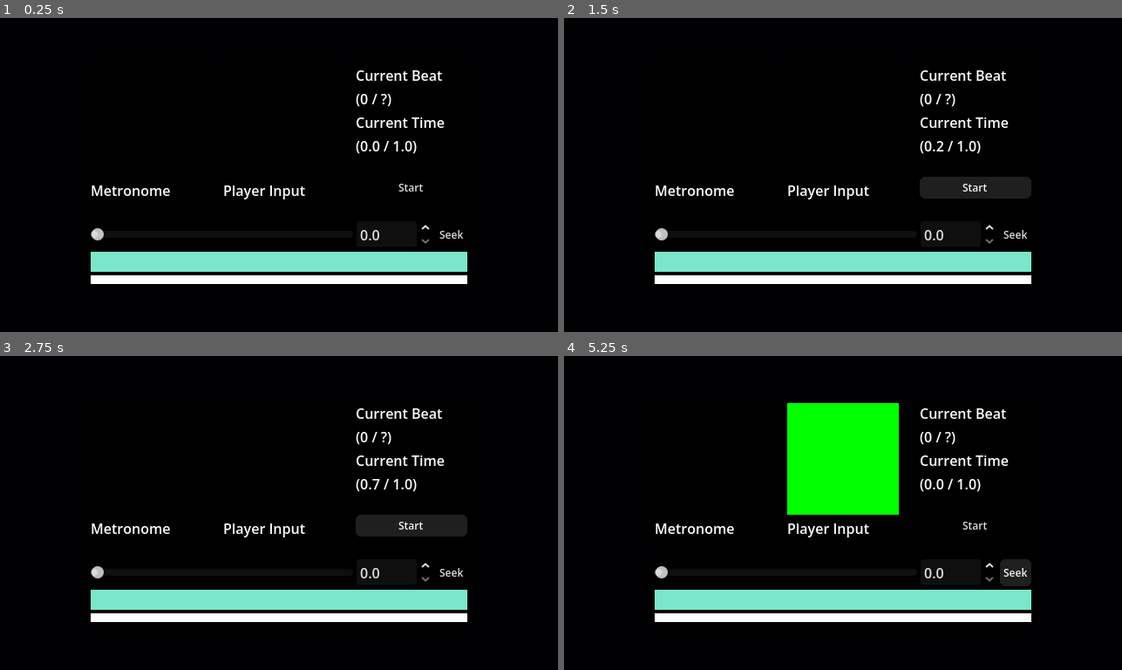
Above: before the commit, frames 1-4 (two rows, left to right).
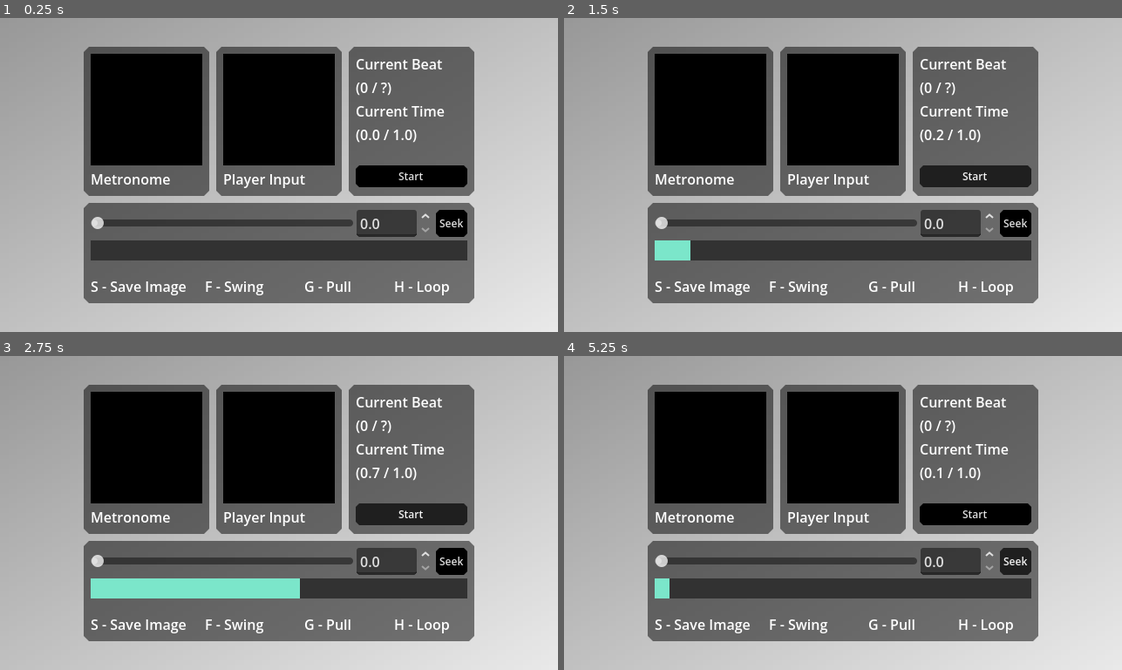
Above: after the commit, the same moments.

Repository: Person552/tower-swing
Game: Godot game, scene res://scenes/beat_mapper.tscn
Same seed, same stepped clock (60 frames per second), same inputs: the game is played once before the commit and once after it. This scene is started directly instead of the project's main scene. Sound files missing from this copy of the repository are replaced by a short silence.
Inputs:
- Up to frame 1 (0.25 s): no input
- Up to frame 2 (1.5 s): click "Seek" at 0.5 s; click "Start" at 1.25 s
- Up to frame 3 (2.75 s): click "Start" at 2 s
- Up to frame 4 (5.25 s): click "Seek" at 2.75 s; click "Start" at 3.5 s; click "Seek" at 4.25 s; tap Enter (ui_accept) at 5 s; tap Space (hook) at 5.1 s

The runs differ from the first frame. In frame 1, 84% of the frame differs, in the area x 0-100%, y 0-100%; in frame 2, 84%; in frame 3, 83%; in frame 4, 90%.
Error before the commit: Invalid assignment of property or key 'max_value' with value of type 'float' on a base object of type 'null instance'. (res://scripts/beat_mapper.gd:102)
Error after the commit: Invalid operands 'float' and 'Nil' in operator '-'. (res://scripts/beat_mapper.gd:269)

Commit message:
image beatmaps

Diff:
--- a/beatmaps/testmap1.json
+++ b/beatmaps/testmap1.json
@@ -1,206 +1,247 @@
 [
 	{
-		"notes": "Time: 1.29310344827586s",
+		"hookpoint type": "Unknown (likely an old beatmap)",
+		"notes": "Time: 1.03448275862069s",
 		"release": 8,
 		"start": 5
 	},
 	{
-		"notes": "Time: 3.62068965517241s",
-		"release": 2,
-		"start": 1
-	},
-	{
-		"notes": "Time: 5.17241379310345s",
+		"hookpoint type": "Unknown (likely an old beatmap)",
+		"notes": "Time: 3.36206896551724s",
+		"release": 2,
+		"start": 1
+	},
+	{
+		"hookpoint type": "Unknown (likely an old beatmap)",
+		"notes": "Time: 4.91379310344828s",
 		"release": 4,
 		"start": 4
 	},
 	{
-		"notes": "Time: 6.46551724137931s",
-		"release": 2,
-		"start": 1
-	},
-	{
-		"notes": "Time: 7.24137931034483s",
+		"hookpoint type": "Unknown (likely an old beatmap)",
+		"notes": "Time: 6.20689655172414s",
+		"release": 2,
+		"start": 1
+	},
+	{
+		"hookpoint type": "Unknown (likely an old beatmap)",
+		"notes": "Time: 6.98275862068966s",
 		"release": 5,
 		"start": 1
 	},
 	{
-		"notes": "Time: 10.0862068965517s",
+		"hookpoint type": "Unknown (likely an old beatmap)",
+		"notes": "Time: 9.82758620689655s",
 		"release": 4,
 		"start": 6
 	},
 	{
-		"notes": "Time: 11.3793103448276s",
+		"hookpoint type": "Unknown (likely an old beatmap)",
+		"notes": "Time: 11.1206896551724s",
 		"release": 5,
 		"start": 1
 	},
 	{
-		"notes": "Time: 13.448275862069s",
-		"release": 1,
-		"start": 3
-	},
-	{
-		"notes": "Time: 14.2241379310345s",
-		"release": 1,
-		"start": 2
-	},
-	{
-		"notes": "Time: 14.7413793103448s",
+		"hookpoint type": "Unknown (likely an old beatmap)",
+		"notes": "Time: 13.1896551724138s",
+		"release": 1,
+		"start": 3
+	},
+	{
+		"hookpoint type": "Unknown (likely an old beatmap)",
+		"notes": "Time: 13.9655172413793s",
+		"release": 1,
+		"start": 2
+	},
+	{
+		"hookpoint type": "Unknown (likely an old beatmap)",
+		"notes": "Time: 14.4827586206897s",
 		"release": 6,
 		"start": 1
 	},
 	{
-		"notes": "Time: 16.551724137931s",
-		"release": 2,
-		"start": 1
-	},
-	{
-		"notes": "Time: 17.5862068965517s",
-		"release": 4,
-		"start": 2
-	},
-	{
-		"notes": "Time: 19.9137931034483s",
+		"hookpoint type": "Unknown (likely an old beatmap)",
+		"notes": "Time: 16.2931034482759s",
+		"release": 2,
+		"start": 1
+	},
+	{
+		"hookpoint type": "Unknown (likely an old beatmap)",
+		"notes": "Time: 17.3275862068966s",
+		"release": 4,
+		"start": 2
+	},
+	{
+		"hookpoint type": "Unknown (likely an old beatmap)",
+		"notes": "Time: 19.6551724137931s",
 		"release": 2,
 		"start": 5
 	},
 	{
-		"notes": "Time: 21.2068965517241s",
-		"release": 2,
-		"start": 3
-	},
-	{
-		"notes": "Time: 21.9827586206897s",
-		"release": 2,
-		"start": 1
-	},
-	{
-		"notes": "Time: 22.7586206896552s",
-		"release": 8,
-		"start": 1
-	},
-	{
-		"notes": "Time: 25.3448275862069s",
-		"release": 3,
-		"start": 2
-	},
-	{
-		"notes": "Time: 26.8965517241379s",
-		"release": 3,
-		"start": 3
-	},
-	{
-		"notes": "Time: 28.448275862069s",
-		"release": 4,
-		"start": 3
-	},
-	{
-		"notes": "Time: 30.2586206896552s",
-		"release": 1,
-		"start": 3
-	},
-	{
-		"notes": "Time: 30.7758620689655s",
-		"release": 1,
-		"start": 1
-	},
-	{
-		"notes": "Time: 31.2931034482759s",
-		"release": 1,
-		"start": 1
-	},
-	{
-		"notes": "Time: 31.8103448275862s",
-		"release": 1,
-		"start": 1
-	},
-	{
-		"notes": "Time: 32.3275862068966s",
-		"release": 1,
-		"start": 1
-	},
-	{
-		"notes": "Time: 32.8448275862069s",
-		"release": 2,
-		"start": 1
-	},
-	{
-		"notes": "Time: 33.8793103448276s",
-		"release": 3,
-		"start": 2
-	},
-	{
-		"notes": "Time: 35.4310344827586s",
-		"release": 8,
-		"start": 3
-	},
-	{
-		"notes": "Time: 39.5689655172414s",
+		"hookpoint type": "Unknown (likely an old beatmap)",
+		"notes": "Time: 20.948275862069s",
+		"release": 2,
+		"start": 3
+	},
+	{
+		"hookpoint type": "Unknown (likely an old beatmap)",
+		"notes": "Time: 21.7241379310345s",
+		"release": 2,
+		"start": 1
+	},
+	{
+		"hookpoint type": "Unknown (likely an old beatmap)",
+		"notes": "Time: 22.5s",
+		"release": 8,
+		"start": 1
+	},
+	{
+		"hookpoint type": "Unknown (likely an old beatmap)",
+		"notes": "Time: 25.0862068965517s",
+		"release": 3,
+		"start": 2
+	},
+	{
+		"hookpoint type": "Unknown (likely an old beatmap)",
+		"notes": "Time: 26.6379310344828s",
+		"release": 3,
+		"start": 3
+	},
+	{
+		"hookpoint type": "Unknown (likely an old beatmap)",
+		"notes": "Time: 28.1896551724138s",
+		"release": 4,
+		"start": 3
+	},
+	{
+		"hookpoint type": "Unknown (likely an old beatmap)",
+		"notes": "Time: 30.0s",
+		"release": 1,
+		"start": 3
+	},
+	{
+		"hookpoint type": "Unknown (likely an old beatmap)",
+		"notes": "Time: 30.5172413793103s",
+		"release": 1,
+		"start": 1
+	},
+	{
+		"hookpoint type": "Unknown (likely an old beatmap)",
+		"notes": "Time: 31.0344827586207s",
+		"release": 1,
+		"start": 1
+	},
+	{
+		"hookpoint type": "Unknown (likely an old beatmap)",
+		"notes": "Time: 31.551724137931s",
+		"release": 1,
+		"start": 1
+	},
+	{
+		"hookpoint type": "Unknown (likely an old beatmap)",
+		"notes": "Time: 32.0689655172414s",
+		"release": 1,
+		"start": 1
+	},
+	{
+		"hookpoint type": "Unknown (likely an old beatmap)",
+		"notes": "Time: 32.5862068965517s",
+		"release": 2,
+		"start": 1
+	},
+	{
+		"hookpoint type": "Unknown (likely an old beatmap)",
+		"notes": "Time: 33.6206896551724s",
+		"release": 3,
+		"start": 2
+	},
+	{
+		"hookpoint type": "Unknown (likely an old beatmap)",
+		"notes": "Time: 35.1724137931035s",
+		"release": 8,
+		"start": 3
+	},
+	{
+		"hookpoint type": "Unknown (likely an old beatmap)",
+		"notes": "Time: 39.3103448275862s",
 		"release": 3,
 		"start": 8
 	},
 	{
-		"notes": "Time: 41.3793103448276s",
+		"hookpoint type": "Unknown (likely an old beatmap)",
+		"notes": "Time: 41.1206896551724s",
 		"release": 8,
 		"start": 4
 	},
 	{
-		"notes": "Time: 43.9655172413793s",
-		"release": 2,
-		"start": 2
-	},
-	{
+		"hookpoint type": "Unknown (likely an old beatmap)",
+		"notes": "Time: 43.7068965517241s",
+		"release": 2,
+		"start": 2
+	},
+	{
+		"hookpoint type": "Unknown (likely an old beatmap)",
+		"notes": "Time: 44.4827586206897s",
+		"release": 2,
+		"start": 1
+	},
+	{
+		"hookpoint type": "Unknown (likely an old beatmap)",
 		"notes": "Time: 45.2586206896552s",
-		"release": 2,
-		"start": 1
-	},
-	{
-		"notes": "Time: 46.0344827586207s",
-		"release": 1,
-		"start": 1
-	},
-	{
-		"notes": "Time: 46.551724137931s",
-		"release": 4,
-		"start": 1
-	},
-	{
-		"notes": "Time: 48.3620689655172s",
-		"release": 3,
-		"start": 3
-	},
-	{
-		"notes": "Time: 49.6551724137931s",
+		"release": 1,
+		"start": 1
+	},
+	{
+		"hookpoint type": "Unknown (likely an old beatmap)",
+		"notes": "Time: 45.7758620689655s",
+		"release": 4,
+		"start": 1
+	},
+	{
+		"hookpoint type": "Unknown (likely an old beatmap)",
+		"notes": "Time: 47.5862068965517s",
+		"release": 3,
+		"start": 3
+	},
+	{
+		"hookpoint type": "Unknown (likely an old beatmap)",
+		"notes": "Time: 48.8793103448276s",
 		"release": 6,
 		"start": 2
 	},
 	{
-		"notes": "Time: 51.7241379310345s",
-		"release": 2,
-		"start": 2
-	},
-	{
-		"notes": "Time: 52.7586206896552s",
-		"release": 4,
-		"start": 2
-	},
-	{
-		"notes": "Time: 54.3103448275862s",
-		"release": 3,
-		"start": 2
-	},
-	{
-		"notes": "Time: 56.3793103448276s",
+		"hookpoint type": "Unknown (likely an old beatmap)",
+		"notes": "Time: 50.948275862069s",
+		"release": 2,
+		"start": 2
+	},
+	{
+		"hookpoint type": "Unknown (likely an old beatmap)",
+		"notes": "Time: 51.9827586206897s",
+		"release": 4,
+		"start": 2
+	},
+	{
+		"hookpoint type": "Unknown (likely an old beatmap)",
+		"notes": "Time: 53.5344827586207s",
+		"release": 3,
+		"start": 2
+	},
+	{
+		"hookpoint type": "Unknown (likely an old beatmap)",
+		"notes": "Time: 55.6034482758621s",
 		"release": 7,
 		"start": 5
 	},
 	{
-		"notes": "Time: 60.0s",
+		"hookpoint type": "Unknown (likely an old beatmap)",
+		"notes": "Time: 59.2241379310345s",
 		"release": 4,
 		"start": 7
 	},
 	{
-		"notes": "Time: 61.8103448275862s",
+		"hookpoint type": "Unknown (likely an old beatmap)",
+		"notes": "Time: 61.0344827586207s",
 		"release": 2,
 		"start": 3
 	}
--- a/project.godot
+++ b/project.godot
@@ -43,6 +43,26 @@
 , Object(InputEventKey,"resource_local_to_scene":false,"resource_name":"","device":16,"window_id":0,"alt_pressed":false …(181 unchanged characters)…
 ]
 }
+editor_swing={
+"deadzone": 0.2,
+"events": [Object(InputEventKey,"resource_local_to_scene":false,"resource_name":"","device":-1,"window_id":0,"alt_pressed":false,"shift_pressed":false,"ctrl_pressed":false,"meta_pressed":false,"pressed":false,"keycode":0,"physical_keycode":70,"key_label":0,"unicode":102,"location":0,"echo":false,"script":null)
+]
+}
+editor_pull={
+"deadzone": 0.2,
+"events": [Object(InputEventKey,"resource_local_to_scene":false,"resource_name":"","device":-1,"window_id":0,"alt_pressed":false,"shift_pressed":false,"ctrl_pressed":false,"meta_pressed":false,"pressed":false,"keycode":0,"physical_keycode":71,"key_label":0,"unicode":103,"location":0,"echo":false,"script":null)
+]
+}
+editor_loop={
+"deadzone": 0.2,
+"events": [Object(InputEventKey,"resource_local_to_scene":false,"resource_name":"","device":-1,"window_id":0,"alt_pressed":false,"shift_pressed":false,"ctrl_pressed":false,"meta_pressed":false,"pressed":false,"keycode":0,"physical_keycode":72,"key_label":0,"unicode":104,"location":0,"echo":false,"script":null)
+]
+}
+editor_save_image={
+"deadzone": 0.2,
+"events": [Object(InputEventKey,"resource_local_to_scene":false,"resource_name":"","device":-1,"window_id":0,"alt_pressed":false,"shift_pressed":false,"ctrl_pressed":false,"meta_pressed":false,"pressed":false,"keycode":0,"physical_keycode":83,"key_label":0,"unicode":115,"location":0,"echo":false,"script":null)
+]
+}
 
 [physics]
 
--- a/scenes/beat_mapper.tscn
+++ b/scenes/beat_mapper.tscn
@@ -4,7 +4,13 @@
 [ext_resource type="AudioStream" uid="uid://dvwf83ar1cf2n" path="res://songs/Fools Masquerade - CHiMERA.mp3" id="2_v6knf"]
 [ext_resource type="AudioStream" uid="uid://226hpkjr87k6" path="res://songs/Cyborg Ninja.mp3" id="2_xw4ct"]
 [ext_resource type="AudioStream" uid="uid://d2lbruwtwkpym" path="res://sounds/metronome.mp3" id="3_0wntc"]
-[ext_resource type="Texture2D" uid="uid://b4rvbbjrlorey" path="res://textures/shader_white.png" id="5_n42sg"]
+
+[sub_resource type="Gradient" id="Gradient_n42sg"]
+colors = PackedColorArray(0.59717613, 0.59717613, 0.5971761, 1, 0.91228896, 0.9122889, 0.91228884, 1)
+
+[sub_resource type="GradientTexture2D" id="GradientTexture2D_psq6u"]
+gradient = SubResource("Gradient_n42sg")
+fill_to = Vector2(1, 1)
 
 [sub_resource type="StyleBoxFlat" id="StyleBoxFlat_cg64t"]
 bg_color = Color(0, 0, 0, 0.49803922)
@@ -36,7 +42,8 @@
 size_flags_horizontal = 3
 size_flags_vertical = 3
 script = ExtResource("1_7jouc")
-target_path = "res://beatmaps/testmap1.json"
+target_filename = "testmap2.json"
+load_image = true
 song = ExtResource("2_v6knf")
 metronome_sound = true
 
@@ -46,6 +53,16 @@
 
 [node name="Metronome Player" type="AudioStreamPlayer" parent="." unique_id=2038377088]
 stream = ExtResource("3_0wntc")
+
+[node name="TextureRect" type="TextureRect" parent="." unique_id=2126375069]
+z_index = -1
+layout_mode = 1
+anchors_preset = 15
+anchor_right = 1.0
+anchor_bottom = 1.0
+grow_horizontal = 2
+grow_vertical = 2
+texture = SubResource("GradientTexture2D_psq6u")
 
 [node name="CenterContainer" type="CenterContainer" parent="." unique_id=1290769495]
 layout_mode = 1
@@ -159,14 +176,40 @@
 theme_override_colors/font_color = Color(0.95, 0.95, 0.95, 0)
 theme_override_styles/background = SubResource("StyleBoxFlat_ynw7a")
 theme_override_styles/fill = SubResource("StyleBoxFlat_doqle")
-value = 100.0
-
-[node name="TextureRect" type="TextureRect" parent="CenterContainer/VBoxContainer/PanelContainer2/VBoxContainer" unique_id=995709071]
+
+[node name="BeatOverview" type="TextureRect" parent="CenterContainer/VBoxContainer/PanelContainer2/VBoxContainer" unique_id=995709071]
 custom_minimum_size = Vector2(-1, 10)
 custom_maximum_size = Vector2(-1, 10)
 layout_mode = 2
-texture = ExtResource("5_n42sg")
 expand_mode = 1
+
+[node name="HBoxContainer" type="HBoxContainer" parent="CenterContainer/VBoxContainer/PanelContainer2/VBoxContainer" unique_id=1760200519]
+layout_mode = 2
+alignment = 1
+
+[node name="Label2" type="Label" parent="CenterContainer/VBoxContainer/PanelContainer2/VBoxContainer/HBoxContainer" unique_id=1010307904]
+layout_mode = 2
+size_flags_horizontal = 3
+text = "S - Save Image"
+horizontal_alignment = 1
+
+[node name="Label" type="Label" parent="CenterContainer/VBoxContainer/PanelContainer2/VBoxContainer/HBoxContainer" unique_id=1542049033]
+layout_mode = 2
+size_flags_horizontal = 3
+text = "F - Swing"
+horizontal_alignment = 1
+
+[node name="Label3" type="Label" parent="CenterContainer/VBoxContainer/PanelContainer2/VBoxContainer/HBoxContainer" unique_id=1718789897]
+layout_mode = 2
+size_flags_horizontal = 3
+text = "G - Pull"
+horizontal_alignment = 1
+
+[node name="Label4" type="Label" parent="CenterContainer/VBoxContainer/PanelContainer2/VBoxContainer/HBoxContainer" unique_id=188487870]
+layout_mode = 2
+size_flags_horizontal = 3
+text = "H - Loop"
+horizontal_alignment = 1
 
 [connection signal="finished" from="Player" to="." method="_on_player_finished"]
 [connection signal="pressed" from="CenterContainer/VBoxContainer/HBoxContainer/PanelContainer3/VBoxContainer/StartButton" to="." method="_on_start_button_pressed"]
--- a/scripts/beat_mapper.gd
+++ b/scripts/beat_mapper.gd
@@ -2,14 +2,23 @@
 
 # -----   important vars   -----
 
-## If there is already a map at this path, it will be loaded. Otherwise, it will be created.
-@export_file_path var target_path = "res://beatmaps/new_map.json"
+## If there is already a map with this name, it will be loaded. Otherwise, it will be created.
+@export var target_filename = "new_map.json"
+## If set to true will attempt to load the image at image_filename instead of loading a file.
+@export var load_image = false
+## Name to save images as when exporting/importing images, will overwrite existing images with the same name.
+@export var image_filename = "new_image.png"
 ## The song to play in the editor, for now this must be manually matched if loading a map.
 @export var song : AudioStream
 ## Whether or not to play a metronome sound every beat.
 @export var metronome_sound = false
 
 # ----- end important vars -----
+
+const BEATMAP_PATH = "res://beatmaps/"
+
+@onready var target_path = BEATMAP_PATH+target_filename
+@onready var image_path = BEATMAP_PATH+image_filename
 
 var current_beat_list
 
@@ -29,13 +38,22 @@
 const INPUT_COLOR_DOWN = Color(0.0, 1.0, 0.0, 1.0)
 const INPUT_COLOR_UP = Color(0.0, 0.0, 0.0, 1.0)
 
+const BEAT_OVERVIEW_BASE = Color(1.0, 1.0, 1.0, 1.0)
+const BEAT_OVERVIEW_SWING = Color("6dffff")
+const BEAT_OVERVIEW_PULL = Color("ef5f4a")
+const BEAT_OVERVIEW_LOOP = Color("fee114")
+const BEAT_OVERVIEW_GENERIC = Color(0.0, 1.0, 0.0, 1.0)
+
+const BEAT_OVERVIEW_COLOR_DICT = {"s":BEAT_OVERVIEW_SWING,"p":BEAT_OVERVIEW_PULL,"l":BEAT_OVERVIEW_LOOP,"h":BEAT_OVERVIEW_GENERIC}
+
 @onready var beat_text = $CenterContainer/VBoxContainer/HBoxContainer/PanelContainer3/VBoxContainer/Beat
 @onready var time_text = $CenterContainer/VBoxContainer/HBoxContainer/PanelContainer3/VBoxContainer/Time
 @onready var metronome_rect = $CenterContainer/VBoxContainer/HBoxContainer/PanelContainer/VBoxContainer/MetronomeRect
 @onready var input_rect = $CenterContainer/VBoxContainer/HBoxContainer/PanelContainer2/VBoxContainer/InputRect
-@onready var seek_slider = $CenterContainer/VBoxContainer/PanelContainer2/HBoxContainer2/SeekSlider
-@onready var seek_box = $CenterContainer/VBoxContainer/PanelContainer2/HBoxContainer2/SeekBox
-
+@onready var seek_slider = $CenterContainer/VBoxContainer/PanelContainer2/VBoxContainer/HBoxContainer2/SeekSlider
+@onready var seek_box = $CenterContainer/VBoxContainer/PanelContainer2/VBoxContainer/HBoxContainer2/SeekBox
+@onready var progress_bar = $CenterContainer/VBoxContainer/PanelContainer2/VBoxContainer/ProgressBar
+@onready var beat_overview = $CenterContainer/VBoxContainer/PanelContainer2/VBoxContainer/BeatOverview
 
 func save_file() :
 	var delay = 0
@@ -44,9 +62,10 @@
 	var index = 0
 	for input in current_beat_list :
 		delay += 1
-		if input == "h" :
+		if input in ["s","p","l","h"] :
 			var time_pressed = index*(60.0/bpm)
-			beat_map_array.append({"start":delay,"release":0,"notes":"Time: %ss"%[time_pressed]})
+			var note_name = {"s":"Swing","p":"Pull","l":"Loop","h":"Unknown (likely an old beatmap)"}[input]
+			beat_map_array.append({"start":delay,"release":0,"notes":"Time: %ss"%[time_pressed],"hookpoint type":note_name})
 			current_hookpoint_id += 1
 			delay = 0
 		elif input == "r" :
@@ -84,6 +103,30 @@
 		print("JSON Parse Error: ", json.get_error_message(), " in ", json_string, " at line ", json.get_error_line())
 
 
+func load_beatmap_image(beatmap_path : String) :
+	var beat_list = []
+	var image = Image.load_from_file(beatmap_path)
+	for i in range(image.get_width()) :
+		beat_list.append(" ")
+	var prev_pixel = BEAT_OVERVIEW_BASE
+	for pixel_x in range(image.get_width()) :
+		var pixel = image.get_pixel(pixel_x,0)
+		if pixel != prev_pixel :
+			if pixel == BEAT_OVERVIEW_BASE :
+				beat_list[pixel_x] = "r"
+			elif pixel == BEAT_OVERVIEW_SWING :
+				beat_list[pixel_x] = "s"
+			elif pixel == BEAT_OVERVIEW_PULL :
+				beat_list[pixel_x] = "p"
+			elif pixel == BEAT_OVERVIEW_LOOP :
+				beat_list[pixel_x] = "l"
+			elif pixel == BEAT_OVERVIEW_GENERIC :
+				beat_list[pixel_x] = "h"
+		prev_pixel = pixel
+	print(beat_list)
+	return beat_list
+
+
 func find_closest_beat(current_time) :
 	return round((current_time/60)*bpm)
 
@@ -91,7 +134,9 @@
 # Called when the node enters the scene tree for the first time.
 func _ready() -> void:
 	$Player.stream = song
-	if FileAccess.file_exists(target_path) :
+	if load_image and FileAccess.file_exists(image_path) :
+		current_beat_list = load_beatmap_image(image_path)
+	elif FileAccess.file_exists(target_path) :
 		current_beat_list = load_beatmap(target_path)
 	else :
 		current_beat_list = []
@@ -101,6 +146,7 @@
 	#print(current_beat_list)
 	seek_box.max_value = $Player.stream.get_length()-0.1
 	seek_slider.max_value = $Player.stream.get_length()-0.1
+	progress_bar.max_value = $Player.stream.get_length()
 
 
 # Called every frame. 'delta' is the elapsed time since the previous frame.
@@ -127,32 +173,66 @@
 			else :
 				metronome_rect.color = METRONOME_COLOR_0
 
+		progress_bar.value = time
+
 		if current_beat_list and current_beat < len(current_beat_list) :
-			if current_beat_list[current_beat] == "h" :
+			if current_beat_list[current_beat] in ["s","p","l","h"] :
 				player_holding = true
 			elif current_beat_list[current_beat] == "r" :
 				player_holding = false
 
 		var target_beat = find_closest_beat(time)
-
 		if buffered_input != "" :
 			if target_beat != prev_edited_beat :
-				current_beat_list[target_beat] = "h"
+				current_beat_list[target_beat] = buffered_input
 				prev_edited_beat = current_beat
 				buffered_input = ""
-		elif Input.is_action_just_pressed("hook") :
-			if target_beat == prev_edited_beat :
-				buffered_input = "h"
-			else :
-				current_beat_list[target_beat] = "h"
-				prev_edited_beat = current_beat
-		elif Input.is_action_just_released("hook") :
+
+		elif Input.is_action_just_pressed("editor_swing") :
+			if target_beat == prev_edited_beat :
+				buffered_input = "s"
+			else :
+				current_beat_list[target_beat] = "s"
+				prev_edited_beat = current_beat
+		elif Input.is_action_just_pressed("editor_pull") :
+			if target_beat == prev_edited_beat :
+				buffered_input = "p"
+			else :
+				current_beat_list[target_beat] = "p"
+				prev_edited_beat = current_beat
+		elif Input.is_action_just_pressed("editor_loop") :
+			if target_beat == prev_edited_beat :
+				buffered_input = "l"
+			else :
+				current_beat_list[target_beat] = "l"
+				prev_edited_beat = current_beat
+
+		elif Input.is_action_just_released("editor_swing") or Input.is_action_just_released("editor_pull") or Input.is_action_just_released("editor_loop") :
 			if target_beat == prev_edited_beat :
 				buffered_input = "r"
 			else :
 				current_beat_list[target_beat] = "r"
 				prev_edited_beat = current_beat
-			#print(current_beat_list)
+
+		var beat_overview_image = Image.create($Player.stream.beat_count,1,false,Image.FORMAT_RGB8)
+		beat_overview_image.fill(BEAT_OVERVIEW_BASE)
+
+		var drawing = false
+		var index = 0
+		var beat_overview_color = BEAT_OVERVIEW_GENERIC
+		for input in current_beat_list :
+			if input in ["s","p","l","h"] :
+				beat_overview_color = BEAT_OVERVIEW_COLOR_DICT[input]
+				drawing = true
+			elif input == "r" :
+				drawing = false
+			if drawing :
+				beat_overview_image.set_pixel(index,0,beat_overview_color)
+			index += 1
+		if Input.is_action_just_pressed("editor_save_image") :
+			beat_overview_image.save_png(image_path)
+		beat_overview.texture = ImageTexture.create_from_image(beat_overview_image)
+
 
 	if player_holding :
 		input_rect.color = INPUT_COLOR_DOWN
@@ -163,7 +243,6 @@
 	if $Player.stream.beat_count > 0 :
 		max_beats = $Player.stream.beat_count
 	beat_text.text = "(%s / %s)"%[int(current_beat), max_beats]
-	#print($Player.stream.get_length())
 	time_text.text = "(%s / %s)"%[round($Player.get_playback_position()*10)/10.0, round($Player.stream.get_length()*10)/10.0]
 
 
@@ -184,9 +263,27 @@
 
 
 func _on_seek_button_pressed() -> void:
-	#var old_time = $Player.get_playback_position()
 	$Player.seek(seek_slider.value)
-	#time_begin = $Player.get_playback_position()-old_time
+	var time = $Player.get_playback_position()
+	# Compensate for latency.
+	time -= time_delay
+	# May be below 0 (did not begin yet).
+	time = max(0, time)
+	current_beat = floor((time/60)*bpm)
+
+	var prev_character = ""
+	var index = 0
+	while prev_character == "" :
+		if current_beat-index < 0 or current_beat-index >= len(current_beat_list) :
+			prev_character = "r"
+		else :
+			prev_character = current_beat_list[current_beat-index]
+		index += 1
+	if prev_character in ["s","p","l","h"] :
+		player_holding = true
+	else :
+		player_holding = false
+
 
 
 func _on_player_finished() -> void:
Binary file added: beatmaps/new_image.png
Not shown, added: beatmaps/new_image.png.import
